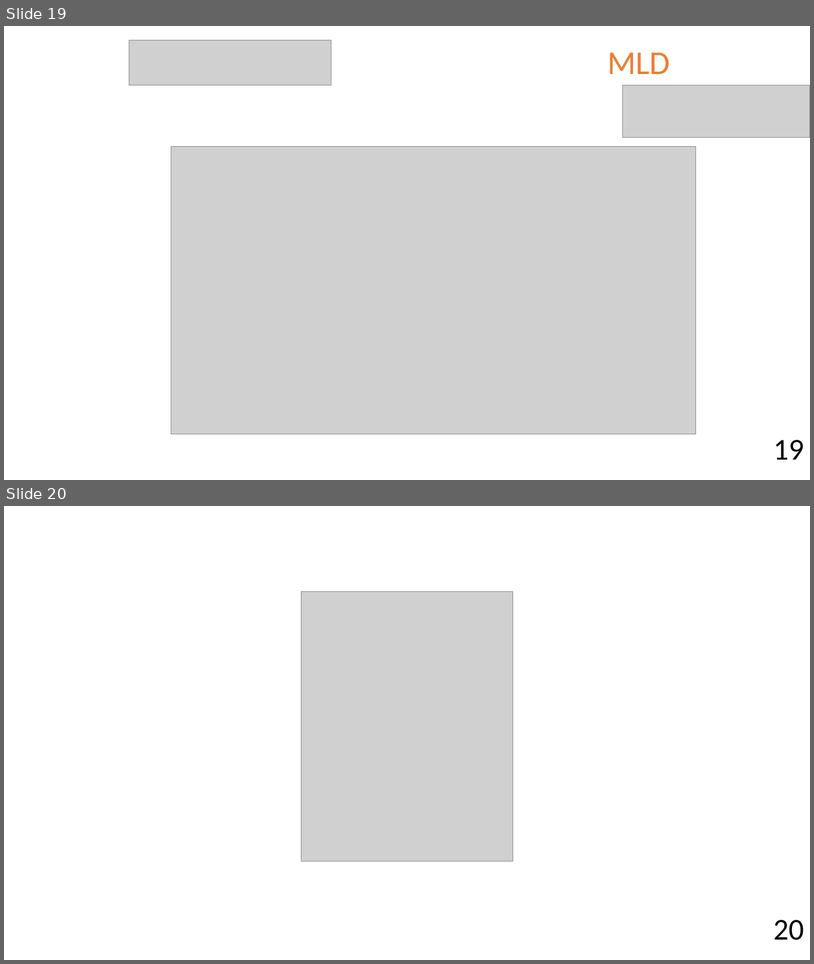
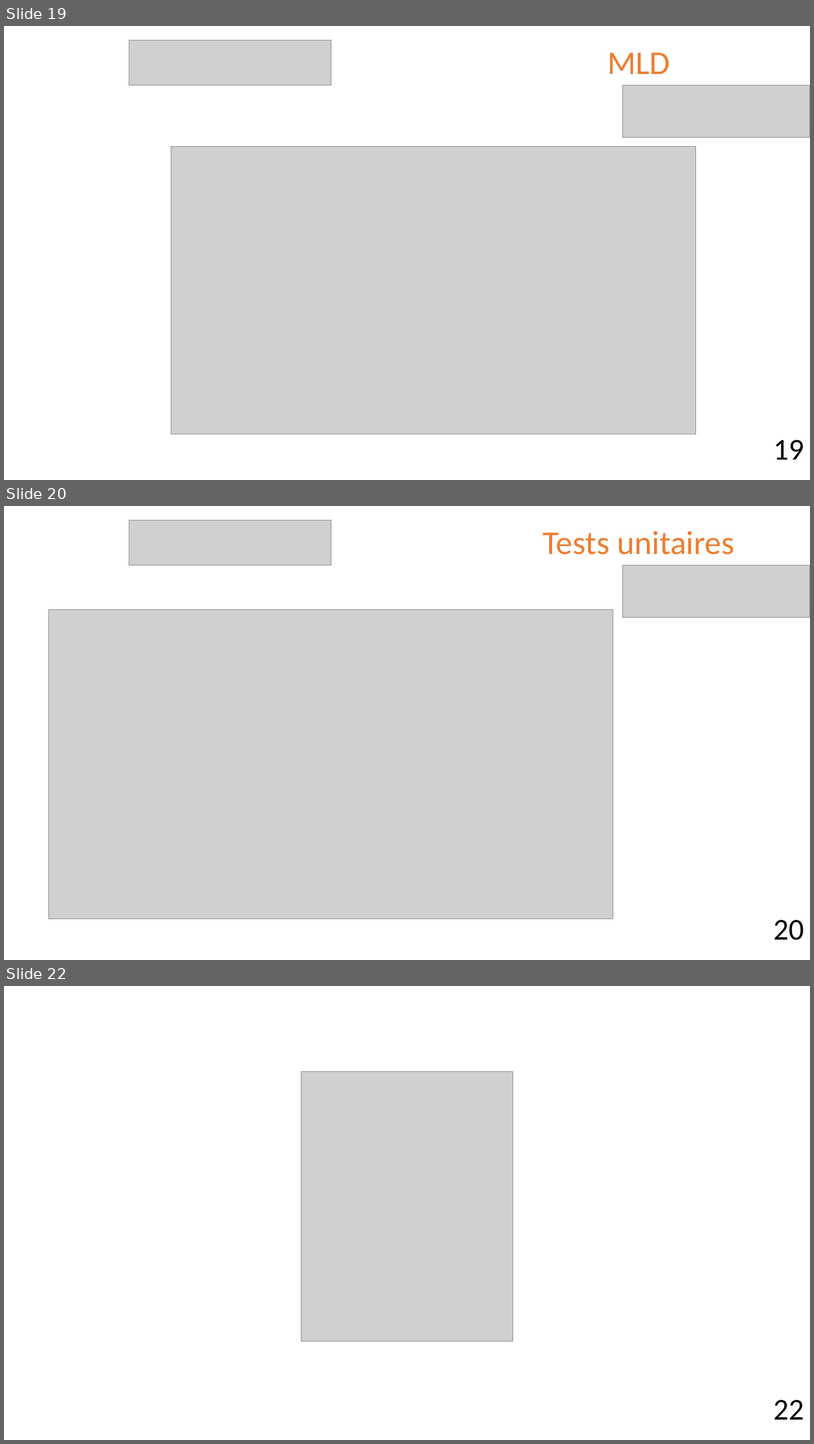
Before and after one commit to Thibaut-Comte/projetIT, a slide deck: PrésentationBourseEchangeSCPI.pptx. Shown one above the other, each under a label of ours: slides 19 and 20 before the commit, slides 19, 20 and 22 after it; the slides between them are not shown. The pictures are 814x964 and 814x1444 pixels, drawn with LibreOffice and Linux fonts; fonts in the diff are those of the drawing; grey boxes stand for pictures. Boxes give left, top, right and bottom in pixels: in the first picture for what was removed or moved away, otherwise in the second. Text is boxed around its words. In the diff, an @@ line names an element or a change of style, - is before the commit and + after.

```diff
--- a/PrésentationBourseEchangeSCPI.pptx
+++ b/PrésentationBourseEchangeSCPI.pptx
@@ slide 20 added at (4,506,810,960), background #FFFFFF @@
@@ picture added at (129,520,330,565) @@
@@ title added at (543,531,735,555), 39.6 pt, text #ED7D31 @@
+Tests unitaires
@@ picture added at (623,565,810,618) @@
@@ picture added at (49,609,614,919) @@
@@ page number added at (774,919,804,940), 36 pt, text #000000 @@
+20
@@ what was slide 20 is now slide 22 @@
@@ page number at (774,1399,804,1419): text changed @@
-20
+22
```
Also in this commit, not shown: 3 slides changed, 1 other slide added, 14 other files.
